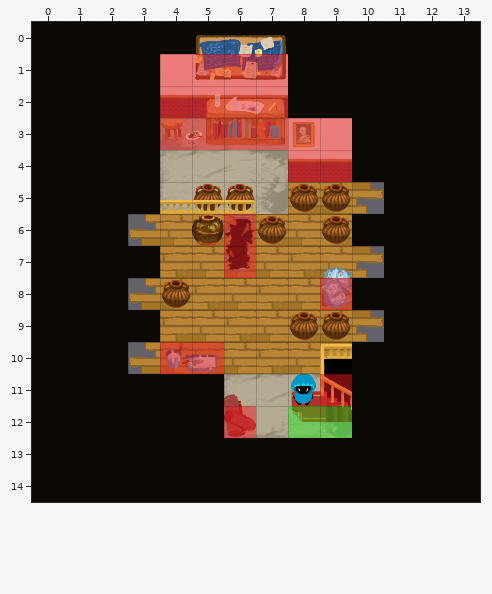
Two states of a Tiled map, build02/assets/tileset/level3-3.tmx. Above, as it was before the edit.
Cells are 32x32 px. Shown: x 0..13, y 0..14.
The same view after the edit:
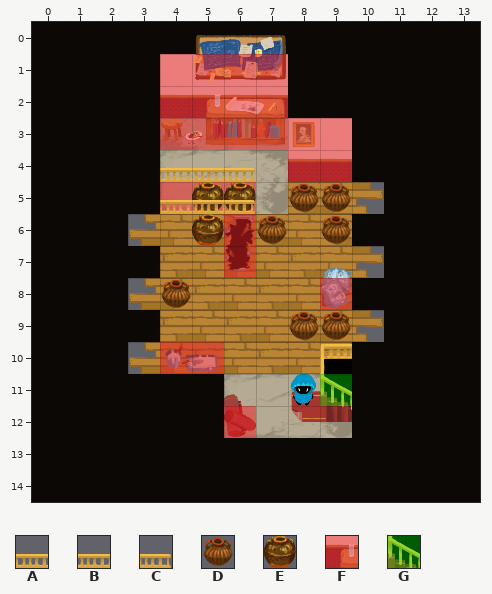
Key: from "tiles-lvl3-3-32x32": A 12, B 13, C 14, D 45 "pot3_3", E 46 "pot-3-3-heavy", F 49, G 50.
_ is an empty cell.
Objects are placed by their top-left corner, in cells (3,4 is the top-left corner of cell 3,4); size is 1x1 cell unless given.
See-through tiles are keyed as they look on the map.
The edit:
Layer "transBlockedLayer":
There is now tile F in row 5 at x 4 to 6.
The author cleared tile F in row 11 at x 9.
Layer "objectsLayer":
A new object: E "pot-3-3-heavy" at 6,5.
A new object: E "pot-3-3-heavy" at 5,5.
Object D "pot3_3" at 5,5 is removed.
Object D "pot3_3" at 6,5 is removed.
Layer "detailLayer3_overChar":
There is now tile A in row 4 at x 4.
There is now tile B in row 4 at x 5.
There is now tile C in row 4 at x 6.
Layer "levelExitLayer":
There is now tile G in row 11 at x 9.
The author cleared tile G in row 12 at x 8 to 9.
